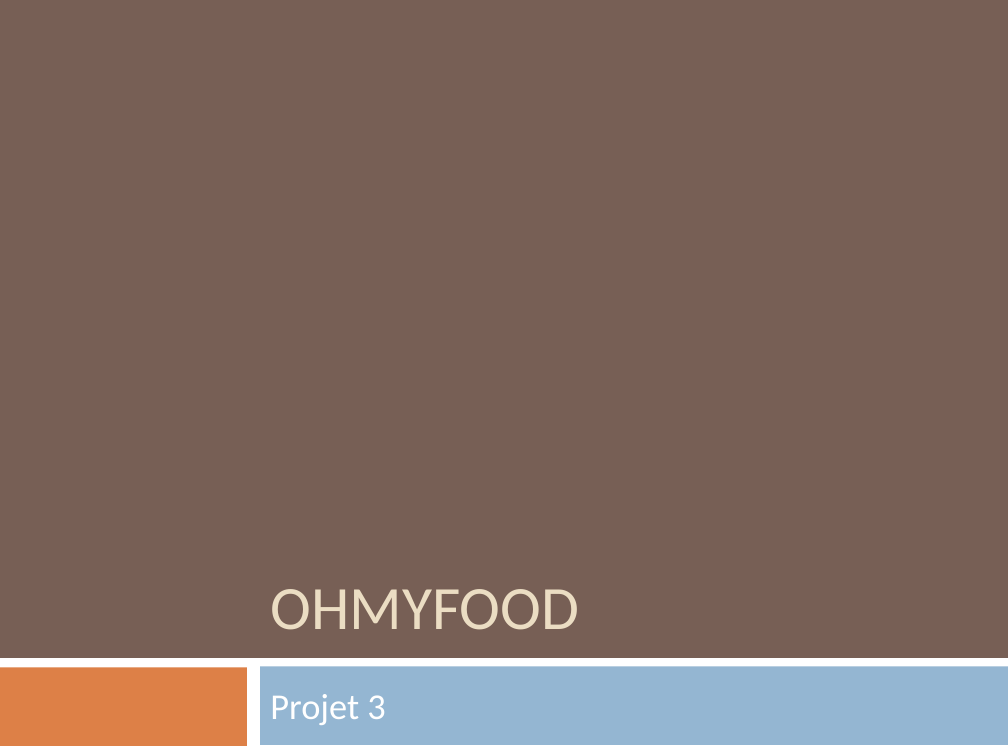
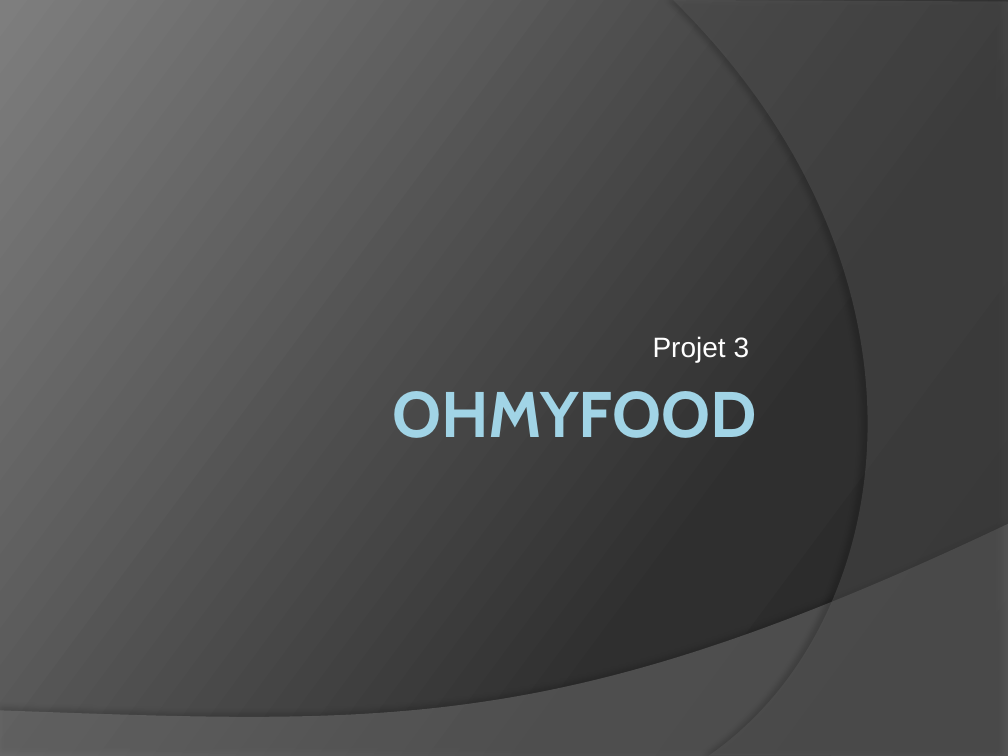
Before and after one commit to Mahamadou828/projet-op-3, a slide deck: slide 1 of Ohmyfood.pptx. Drawn at 1008x756 pixels with LibreOffice and Linux fonts; fonts in the diff are those of the drawing. Boxes give left, top, right and bottom in pixels: in the first picture for what was removed or moved away, otherwise in the second. Text is boxed around its words. In the diff, an @@ line names an element or a change of style, - is before the commit and + after.

```diff
--- a/Ohmyfood.pptx
+++ b/Ohmyfood.pptx
@@ background #775F55 to gradient #282828 to #2F2F2F to #7E7E7E @@
@@ freeform shape added at bbox=[673, 0, 1008, 756], fill #5E5E5E at 40% opacity @@
@@ subtitle "Projet 3": place and size @@
-subtitle "Projet 3" at bbox=[270, 694, 385, 725]
+subtitle "Projet 3" at bbox=[653, 336, 750, 362]
@@ subtitle "Projet 3" at bbox=[653, 336, 750, 362]: size 26 to 20 pt, font Calibri to Arial; alignment left to right; less space between paragraphs; vertical alignment middle to bottom @@
@@ title "OHMYFOOD": place and size @@
-title "OHMYFOOD" at bbox=[270, 589, 579, 630]
+title "OHMYFOOD" at bbox=[392, 391, 756, 438]
@@ title "OHMYFOOD" at bbox=[392, 391, 756, 438]: size 44 to 46 pt, font Calibri to Cabin, text colour #EBDDC3 to gradient #A1D4E7 to #58808D, letter outline none to #5DD4FF 0.39 pt, bold on; alignment left to right; vertical alignment bottom to top @@
@@ freeform shape added at bbox=[0, 524, 1008, 756], fill #7F7F7F at 45% opacity @@
@@ rectangle removed at bbox=[0, 658, 1008, 756] @@
@@ rectangle removed at bbox=[0, 667, 247, 746] @@
@@ rectangle removed at bbox=[260, 666, 1008, 745] @@
```
Also in this commit, not shown: 4 other slides changed, 10 slides added, 9 slides removed, 13 other files.
